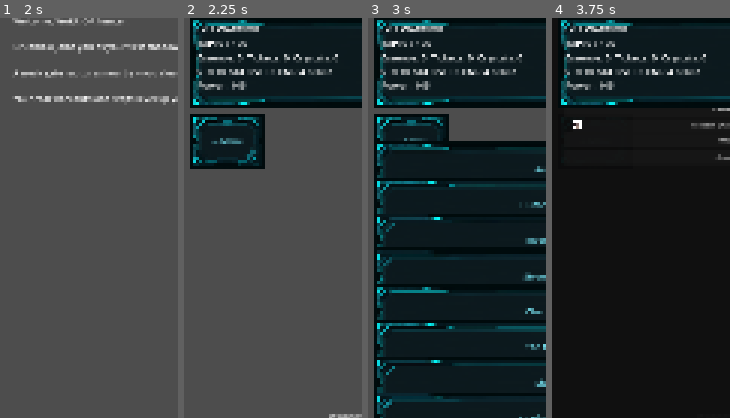
Above: before the commit, frames 1-4 (left to right).
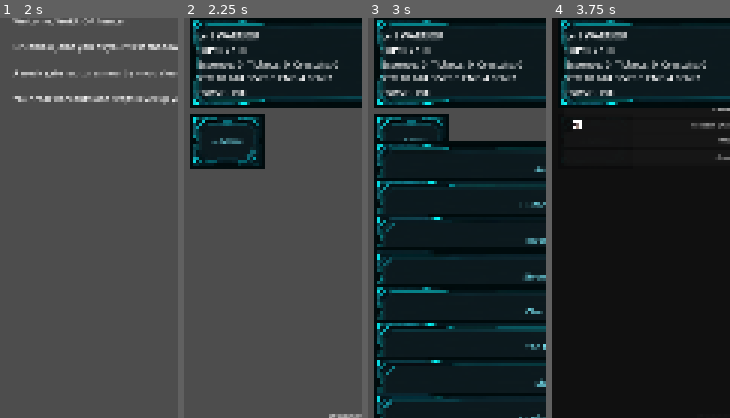
Above: after the commit, the same moments.

Repository: Luke-AI-Developments/HollowHunter
Game: Godot game, scene res://scenes/main.tscn
Two runs of this game, one before a commit and one after it. Both use one fixed random seed, a clock stepped at 60 frames per second and the inputs below.
Inputs (mouse positions are % of the whole screen's width and height, from its top left):
- Up to frame 1 (2 s): tap Enter at 0.5 s; move the mouse to (72, 45) at 0.52 s; hold Shift 0.53-1.25 s; click (72, 45) at 0.67 s; click "Warrior" at 1.25 s
- Up to frame 2 (2.25 s): click "Let's go" at 2 s
- Up to frame 3 (3 s): click "☰ Menu" at 2.75 s
- Up to frame 4 (3.75 s): click "Army" at 3.5 s
The pictures show only the part of the screen within x 0-50%, y 2-52%; the shares and areas given below are measured in that part.

Frame 1 is identical in both runs. In frame 2, 5.5% of the frame differs, in the area x 6-87%, y 2-20%; in frame 3, 5.5%; in frame 4, 5.5%.

Commit message:
fix: nudge home HUD text down 20px so line 1 clears the frame border
Prior commit moved the frame to y48 but the Label at offset_top=64 still
collided with the nine-patch top border, clipping "Lv N SUBCLASS". Label
offset_top 64 -> 84; still ~190px of text in a box to y300, well inside
the frame (bottom 320).

Co-Authored-By: Claude Sonnet 5 <noreply@anthropic.com>
Claude-Session: https://claude.ai/code/session_011ZyXxpF6DuowwNkHmsaD2W

Diff:
--- a/scenes/main.tscn
+++ b/scenes/main.tscn
@@ -135,7 +135,7 @@
 [node name="Label" type="Label" parent="GameUI"]
 z_index = 1
 offset_left = 40.0
-offset_top = 64.0
+offset_top = 84.0
 offset_right = 1040.0
 offset_bottom = 300.0
 theme_override_font_sizes/font_size = 28
